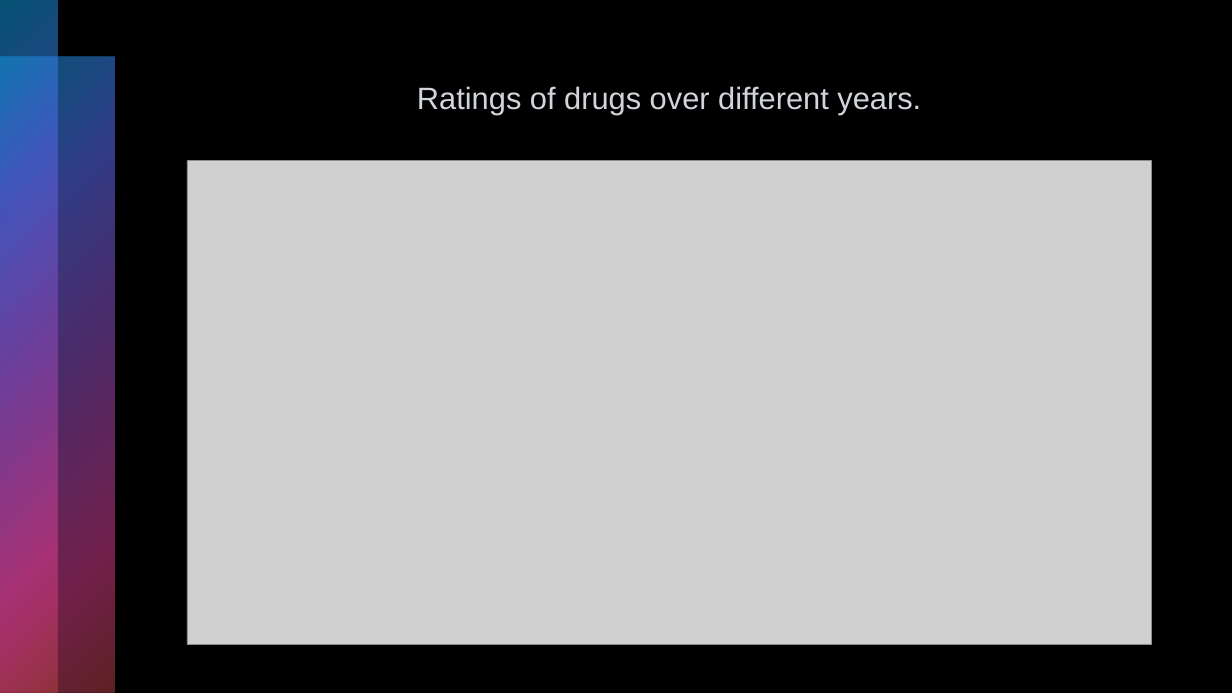
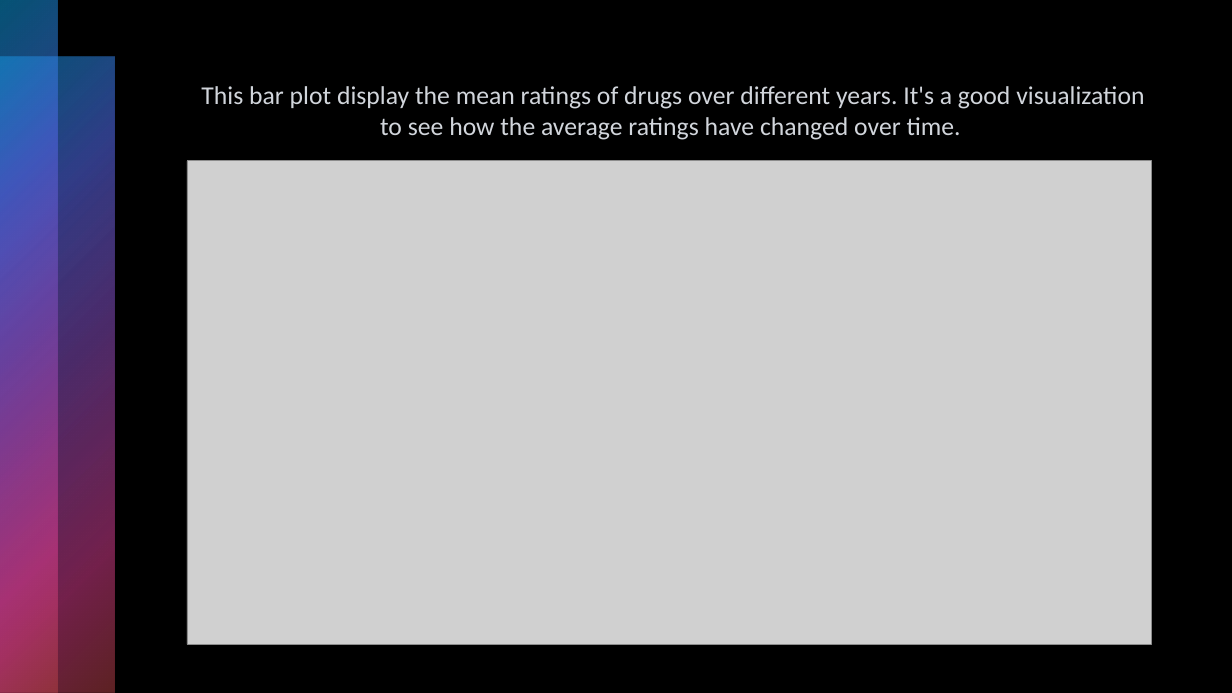
Before and after one commit to Shritej24c/drug_review_NLP, a slide deck: slide 12 of Plots/Drug Review presentation.pptx. Drawn at 1232x693 pixels with LibreOffice and Linux fonts; fonts in the diff are those of the drawing; grey boxes stand for pictures. Boxes give left, top, right and bottom in pixels: in the first picture for what was removed or moved away, otherwise in the second. Text is boxed around its words. In the diff, an @@ line names an element or a change of style, - is before the commit and + after.

```diff
--- a/Plots/Drug Review presentation.pptx
+++ b/Plots/Drug Review presentation.pptx
@@ text at [201,86,1144,140]: text changed; size 24 to 20 pt; font Arial to Calibri @@
-Ratings of drugs over different years.
+This bar plot display the mean ratings of drugs over different years. It's a good visualization to see how the average ratings have changed over time.
```
Also in this commit, not shown: 6 other slides changed, 1 slide added, 1 slide removed, 3 other files.
